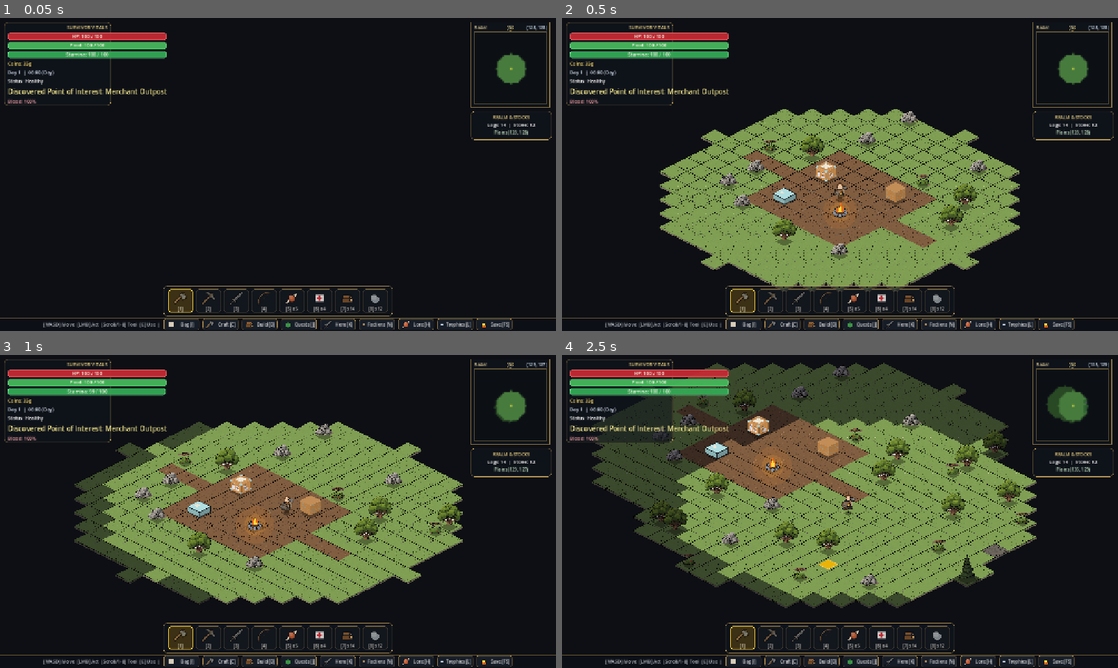
Above: before the commit, frames 1-4 (two rows, left to right).
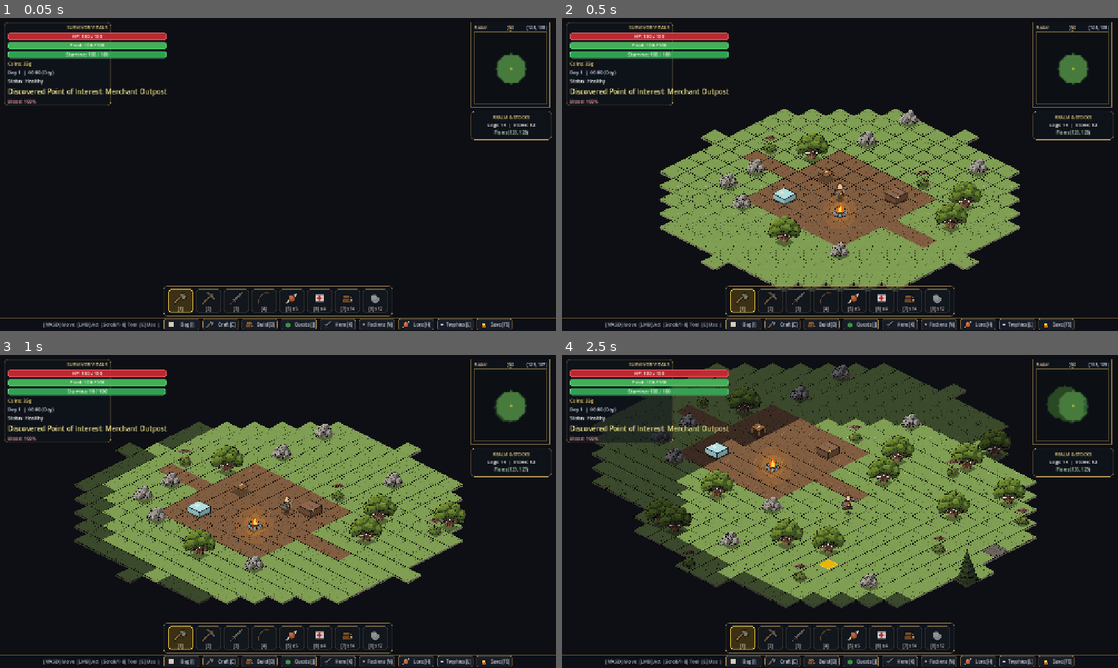
Above: after the commit, the same moments.

Repository: mrsgemaseny/MiniLife
Game: Godot game, scene res://scenes/main.tscn
The game is run twice, just before and just after one commit, with the same random seed, the same clock (stepped at 60 frames per second) and the same inputs.
Inputs (mouse positions are in pixels of both pictures, inside the frame that each line leads up to):
- Up to frame 1 (0.05 s): no input
- Up to frame 2 (0.5 s): no input
- Up to frame 3 (1 s): tap Enter at 0.5 s; move the mouse to (400, 495) at 0.52 s; press the mouse at (400, 495) at 0.53 s; hold D (move_right) from 0.53 s (still down)
- Up to frame 4 (2.5 s): move the mouse to (728, 527) at 1.27 s; release D (move_right) at 1.28 s; release the mouse at (728, 527) at 1.28 s; hold S (move_down) 1.28-2.03 s; tap Middle mouse button (demolish) at 1.35 s; move the mouse to (895, 442) at 2.02 s; hold D (move_right) from 2.03 s (still down); hold E (interact) from 2.03 s (still down)

Frame 1 is identical in both runs. In frame 2, 2.1% of the frame differs, in the area x 28-77%, y 29-78%; in frame 3, 2.4%; in frame 4, 4.1%, in the area x 15-85%, y 3-76%.

Commit message:
fix(render): anchor resource and structure sprites to ground shadow and remove noisy white specks on tiles

Diff:
--- a/scripts/entities/resource_node.gd
+++ b/scripts/entities/resource_node.gd
@@ -85,13 +85,14 @@
 	var outline_col: Color = Color(0.08, 0.09, 0.11, 0.92)
 	var secondary_col: Color = Color.from_string(str(_def.get("trunk_color", "#5c4028")), Color(0.36, 0.25, 0.16))
 
-	# Ground shadow
-	draw_colored_polygon(IsoMath.diamond_polygon(Vector2(0.0, 3.0), radius * 1.15, radius * 0.56), Color(0.0, 0.0, 0.0, 0.34))
+	# Ground shadow firmly anchored under the resource base
+	var shadow_y: float = 4.0
+	draw_colored_polygon(IsoMath.diamond_polygon(Vector2(0.0, shadow_y), radius * 1.25, radius * 0.62), Color(0.0, 0.0, 0.0, 0.36))
 
 	if growth_stage == "stump":
 		var stump_pts: PackedVector2Array = PackedVector2Array([
-			ofs + Vector2(-6.0, 3.0), ofs + Vector2(-5.0, -5.0),
-			ofs + Vector2(5.0, -5.0), ofs + Vector2(6.0, 3.0)
+			ofs + Vector2(-6.0, 4.0), ofs + Vector2(-5.0, -5.0),
+			ofs + Vector2(5.0, -5.0), ofs + Vector2(6.0, 4.0)
 		])
 		draw_colored_polygon(stump_pts, secondary_col)
 		draw_polyline(stump_pts, outline_col, 1.4, true)
@@ -102,27 +103,27 @@
 	elif growth_stage == "small_tree":
 		var st_tex: Texture2D = _get_tex("res://assets/sprites/world/growth/tree_small.png")
 		if st_tex != null:
-			draw_texture_rect(st_tex, Rect2(-16.0 + ofs.x, -38.0 + ofs.y, 32.0, 38.0), false)
+			draw_texture_rect(st_tex, Rect2(-20.0 + ofs.x, -48.0 + ofs.y, 40.0, 52.0), false)
 		else:
 			var oak_fallback: Texture2D = _get_tex("res://assets/sprites/world/resources/oak_tree.png")
 			if oak_fallback != null:
-				draw_texture_rect(oak_fallback, Rect2(-14.0 + ofs.x, -32.0 + ofs.y, 28.0, 30.0), false)
+				draw_texture_rect(oak_fallback, Rect2(-20.0 + ofs.x, -46.0 + ofs.y, 40.0, 50.0), false)
 	elif node_def_id.find("pine") != -1:
 		var pine_tex: Texture2D = _get_tex("res://assets/sprites/world/resources/pine_tree.png")
 		if pine_tex != null:
-			draw_texture_rect(pine_tex, Rect2(-19.0 + ofs.x, -54.0 + ofs.y, 38.0, 54.0), false)
+			draw_texture_rect(pine_tex, Rect2(-27.0 + ofs.x, -66.0 + ofs.y, 54.0, 70.0), false)
 		else:
 			_draw_procedural_pine(ofs, outline_col)
 	elif node_def_id.find("tree") != -1:
 		var oak_tex: Texture2D = _get_tex("res://assets/sprites/world/resources/oak_tree.png")
 		if oak_tex != null:
-			draw_texture_rect(oak_tex, Rect2(-28.0 + ofs.x, -52.0 + ofs.y, 56.0, 50.0), false)
+			draw_texture_rect(oak_tex, Rect2(-39.0 + ofs.x, -58.0 + ofs.y, 78.0, 62.0), false)
 		else:
 			_draw_procedural_oak(ofs, outline_col, radius)
 	elif node_def_id.find("stone") != -1 or node_def_id.find("iron") != -1 or node_def_id.find("copper") != -1 or node_def_id.find("boulder") != -1 or node_def_id.find("vein") != -1:
 		var rock_tex: Texture2D = _get_tex("res://assets/sprites/world/resources/boulder.png")
 		if rock_tex != null:
-			draw_texture_rect(rock_tex, Rect2(-21.0 + ofs.x, -26.0 + ofs.y, 42.0, 28.0), false)
+			draw_texture_rect(rock_tex, Rect2(-24.0 + ofs.x, -28.0 + ofs.y, 48.0, 34.0), false)
 			if node_def_id.find("iron") != -1:
 				draw_circle(ofs + Vector2(-4.0, -11.0), 2.2, Color(0.95, 0.98, 1.0, 0.95))
 				draw_circle(ofs + Vector2(6.0, -7.0), 2.0, Color(0.72, 0.85, 0.98, 0.90))
@@ -134,13 +135,13 @@
 	elif node_def_id.find("berry") != -1:
 		var bush_tex: Texture2D = _get_tex("res://assets/sprites/world/resources/berry_bush.png")
 		if bush_tex != null:
-			draw_texture_rect(bush_tex, Rect2(-17.0 + ofs.x, -24.0 + ofs.y, 34.0, 26.0), false)
+			draw_texture_rect(bush_tex, Rect2(-17.0 + ofs.x, -33.0 + ofs.y, 34.0, 38.0), false)
 		else:
 			_draw_procedural_bush(ofs, outline_col, radius)
 	else:
 		var def_tex: Texture2D = _get_tex("res://assets/sprites/world/resources/boulder.png")
 		if def_tex != null:
-			draw_texture_rect(def_tex, Rect2(-18.0 + ofs.x, -22.0 + ofs.y, 36.0, 24.0), false)
+			draw_texture_rect(def_tex, Rect2(-24.0 + ofs.x, -28.0 + ofs.y, 48.0, 34.0), false)
 		else:
 			_draw_procedural_rock(ofs, outline_col, radius)
 
--- a/scripts/entities/structure_entity.gd
+++ b/scripts/entities/structure_entity.gd
@@ -141,17 +141,11 @@
 		_draw_construction_overlay()
 		return
 
-	# Voxel block sprite mapping for structures
+	# Voxel block sprite mapping for walls
 	var block_name: String = ""
-	if structure_id == "workbench":
-		block_name = "voxelTile_18"
-	elif structure_id == "forge":
-		block_name = "voxelTile_17"
-	elif structure_id == "storage":
-		block_name = "voxelTile_28"
-	elif structure_id == "wall":
+	if structure_id == "wall" or structure_id == "stone_wall":
 		block_name = "voxelTile_19"
-	elif structure_id == "wood_wall" or structure_id == "door":
+	elif structure_id == "wood_wall":
 		block_name = "voxelTile_14"
 
 	if block_name != "":
@@ -160,11 +154,8 @@
 			var mod_col: Color = Color.WHITE
 			if structure_id == "door" and is_door_open:
 				mod_col.a = 0.42
-			draw_texture_rect(btex, Rect2(-24.0, -38.0, 48.0, 46.0), false, mod_col)
-			if structure_id == "forge":
-				var flame_flicker: float = sin(_flame_phase) * 1.5
-				draw_circle(Vector2(0.0, -12.0), 3.5 + flame_flicker * 0.4, Color(1.0, 0.55, 0.12, 0.90))
-				draw_circle(Vector2(0.0, -13.0), 2.0, Color(1.0, 0.88, 0.28, 0.95))
+			# Perfectly align block base (bottom apex at +16px, width 64px) with isometric tile
+			draw_texture_rect(btex, Rect2(-32.0, -58.0, 64.0, 74.0), false, mod_col)
 			_draw_construction_overlay()
 			return
 
--- a/scripts/systems/world_system.gd
+++ b/scripts/systems/world_system.gd
@@ -177,6 +177,12 @@
 				draw_colored_polygon(right_skirt, col.darkened(0.44))
 
 				var poly: PackedVector2Array = PackedVector2Array([top_pt, right_pt, bot_pt, left_pt])
+				draw_colored_polygon(poly, col)
+				draw_line(top_pt, right_pt, col.lightened(0.10), 1.0)
+				draw_line(top_pt, left_pt, col.lightened(0.06), 1.0)
+				draw_line(left_pt, bot_pt, col.darkened(0.18), 1.0)
+				draw_line(bot_pt, right_pt, col.darkened(0.22), 1.0)
+
 				# Procedural surface detail fallback only when texture is missing
 				if fstate == int(FogState.VISIBLE):
 					if is_camp_dirt:
--- a/scripts/tools/inspect_block.gd
+++ /dev/null
@@ -1,20 +0,0 @@
-@tool
-extends SceneTree
-
-func _init() -> void:
-	var global_p = ProjectSettings.globalize_path("res://assets/sprites/blocks/voxelTile_18.png")
-	var img = Image.load_from_file(global_p)
-	var w = img.get_width()
-	var h = img.get_height()
-	print("Checking voxelTile_18.png (111x128):")
-	for y in range(h - 30, h):
-		var count = 0
-		var min_x = w
-		var max_x = 0
-		for x in range(w):
-			if img.get_pixel(x, y).a > 0.1:
-				count += 1
-				if x < min_x: min_x = x
-				if x > max_x: max_x = x
-		print("Row y=", y, " non-transparent pixels: ", count, " x-range: [", min_x, "..", max_x, "]")
-	quit(0)
--- a/scripts/tools/inspect_block_colors.gd
+++ /dev/null
@@ -1,16 +0,0 @@
-@tool
-extends SceneTree
-
-func _init() -> void:
-	# Let's inspect colors of voxelTile_01 to voxelTile_30 to see which is stone, which is wood, furnace, chest, etc.
-	for i in range(1, 35):
-		var fname = "voxelTile_%02d.png" % i
-		var path = "res://assets/sprites/blocks/" + fname
-		var global_p = ProjectSettings.globalize_path(path)
-		var img = Image.load_from_file(global_p)
-		if img != null:
-			# Sample center of top face and side face
-			var top_c = img.get_pixel(55, 20)
-			var left_c = img.get_pixel(25, 60)
-			print(fname, " top: ", top_c, " left: ", left_c)
-	quit(0)
--- a/scripts/tools/inspect_boulder.gd
+++ /dev/null
@@ -1,15 +0,0 @@
-@tool
-extends SceneTree
-
-func _init() -> void:
-	var global_p = ProjectSettings.globalize_path("res://assets/sprites/world/resources/boulder.png")
-	var img = Image.load_from_file(global_p)
-	var w = img.get_width()
-	var h = img.get_height()
-	print("Checking bottom 30 rows of boulder.png (height=", h, "):")
-	for y in range(h - 30, h):
-		var count = 0
-		for x in range(w):
-			if img.get_pixel(x, y).a > 0.1: count += 1
-		print("Row y=", y, " non-transparent pixels: ", count)
-	quit(0)
--- a/scripts/tools/inspect_margins.gd
+++ /dev/null
@@ -1,36 +0,0 @@
-@tool
-extends SceneTree
-
-func _init() -> void:
-	var files = [
-		"res://assets/sprites/world/resources/oak_tree.png",
-		"res://assets/sprites/world/resources/pine_tree.png",
-		"res://assets/sprites/world/resources/boulder.png",
-		"res://assets/sprites/world/resources/berry_bush.png",
-		"res://assets/sprites/blocks/voxelTile_14.png",
-		"res://assets/sprites/blocks/voxelTile_17.png",
-		"res://assets/sprites/blocks/voxelTile_18.png",
-		"res://assets/sprites/blocks/voxelTile_19.png",
-		"res://assets/sprites/blocks/voxelTile_28.png"
-	]
-	for path in files:
-		var global_p = ProjectSettings.globalize_path(path)
-		var img = Image.load_from_file(global_p)
-		if img == null:
-			print("FAILED: ", path)
-			continue
-		var w = img.get_width()
-		var h = img.get_height()
-		var min_x = w
-		var max_x = 0
-		var min_y = h
-		var max_y = 0
-		for y in range(h):
-			for x in range(w):
-				if img.get_pixel(x, y).a > 0.05:
-					if x < min_x: min_x = x
-					if x > max_x: max_x = x
-					if y < min_y: min_y = y
-					if y > max_y: max_y = y
-		print(path.get_file(), " Size: (", w, ",", h, ") Non-alpha bounds: x=[", min_x, "..", max_x, "] y=[", min_y, "..", max_y, "] Bottom transparent margin: ", h - 1 - max_y)
-	quit(0)
--- a/scripts/tools/inspect_oak.gd
+++ /dev/null
@@ -1,16 +0,0 @@
-@tool
-extends SceneTree
-
-func _init() -> void:
-	var global_p = ProjectSettings.globalize_path("res://assets/sprites/world/resources/oak_tree.png")
-	var img = Image.load_from_file(global_p)
-	var w = img.get_width()
-	var h = img.get_height()
-	print("Checking bottom 40 rows of oak_tree.png (height=", h, "):")
-	for y in range(h - 40, h):
-		var non_zero = 0
-		for x in range(w):
-			if img.get_pixel(x, y).a > 0.1:
-				non_zero += 1
-		print("Row y=", y, " non-transparent pixels: ", non_zero)
-	quit(0)
--- a/scripts/tools/inspect_oak_white.gd
+++ /dev/null
@@ -1,17 +0,0 @@
-@tool
-extends SceneTree
-
-func _init() -> void:
-	var global_p = ProjectSettings.globalize_path("res://assets/sprites/world/resources/oak_tree.png")
-	var img = Image.load_from_file(global_p)
-	var w = img.get_width()
-	var h = img.get_height()
-	print("Inspecting bottom 30 rows of oak_tree.png:")
-	var white_count = 0
-	for y in range(h - 30, h):
-		for x in range(w):
-			var c = img.get_pixel(x, y)
-			if c.a > 0.1 and c.r > 0.6 and c.g > 0.6 and c.b > 0.6:
-				white_count += 1
-	print("White/gray pixels in bottom 30 rows: ", white_count)
-	quit(0)
--- a/scripts/tools/inspect_tile.gd
+++ /dev/null
@@ -1,19 +0,0 @@
-@tool
-extends SceneTree
-
-func _init() -> void:
-	var global_p = ProjectSettings.globalize_path("res://assets/sprites/world/tiles/tile_grass.png")
-	var img = Image.load_from_file(global_p)
-	var w = img.get_width()
-	var h = img.get_height()
-	print("tile_grass.png size: ", w, "x", h)
-	# Check border pixels
-	var non_transparent_border = 0
-	for x in range(w):
-		if img.get_pixel(x, 0).a > 0.05: non_transparent_border += 1
-		if img.get_pixel(x, h - 1).a > 0.05: non_transparent_border += 1
-	for y in range(h):
-		if img.get_pixel(0, y).a > 0.05: non_transparent_border += 1
-		if img.get_pixel(w - 1, y).a > 0.05: non_transparent_border += 1
-	print("non-transparent border pixels: ", non_transparent_border)
-	quit(0)
--- a/scripts/tools/inspect_tile_colors.gd
+++ /dev/null
@@ -1,14 +0,0 @@
-@tool
-extends SceneTree
-
-func _init() -> void:
-	var global_p = ProjectSettings.globalize_path("res://assets/sprites/world/tiles/tile_grass.png")
-	var img = Image.load_from_file(global_p)
-	var w = img.get_width()
-	var h = img.get_height()
-	print("Inspecting tile_grass.png colors:")
-	print("Center pixel: ", img.get_pixel(w/2, h/2))
-	print("Pixel at (10, 10): ", img.get_pixel(10, 10))
-	print("Pixel at (w/2, 2): ", img.get_pixel(w/2, 2))
-	print("Pixel at (2, h/2): ", img.get_pixel(2, h/2))
-	quit(0)
